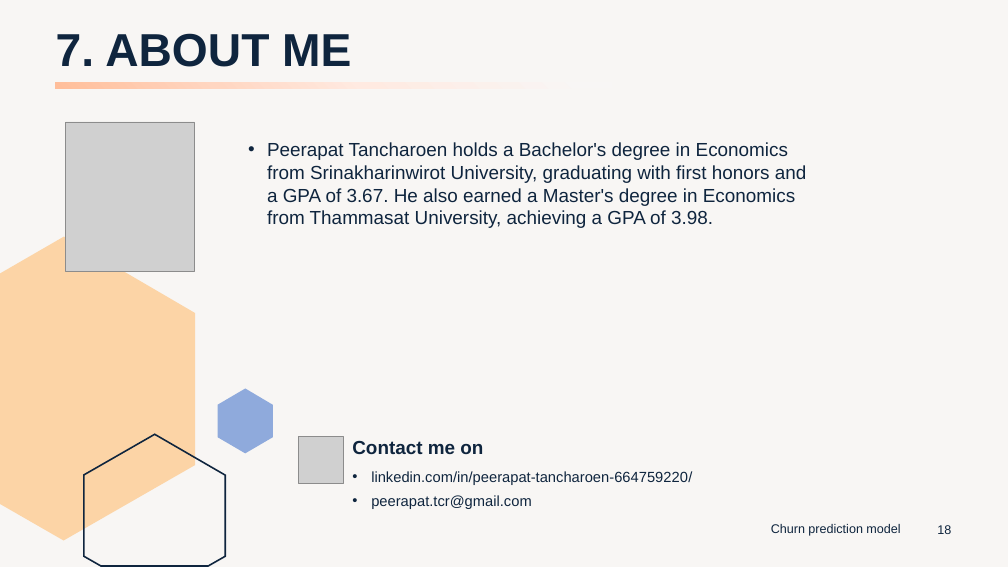
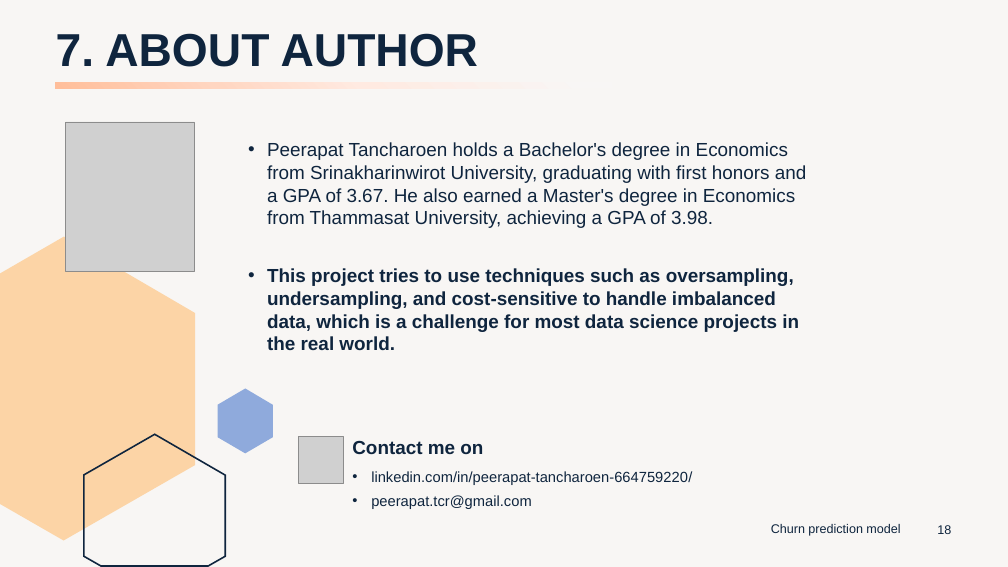
Before and after one commit to peerapat-t/telco_churn_prediction_model, a slide deck: slide 18 of Telco churn prediction model presentation.pptx. Drawn at 1008x567 pixels with LibreOffice and Linux fonts; fonts in the diff are those of the drawing; grey boxes stand for pictures. Boxes give left, top, right and bottom in pixels: in the first picture for what was removed or moved away, otherwise in the second. Text is boxed around its words. In the diff, an @@ line names an element or a change of style, - is before the commit and + after.

```diff
--- a/Telco churn prediction model presentation.pptx
+++ b/Telco churn prediction model presentation.pptx
@@ title at (56,33,478,67): text changed @@
-7. ABOUT ME
+7. ABOUT AUTHOR
@@ text at (267,268,799,350): paragraph added @@
+• This project tries to use techniques such as oversampling, undersampling, and cost-sensitive to handle imbalanced data, which is a challenge for most data science projects in the real world.
```
Also in this commit, not shown: 2 other slides changed, 1 other file.
